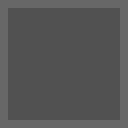
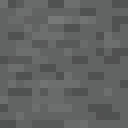
Two versions of the same layered image (128 x 128). Layer-by-layer changes:
renamed "Layer 1" to "Layer 2", painted on it over bbox(0, 0, 128, 128)
